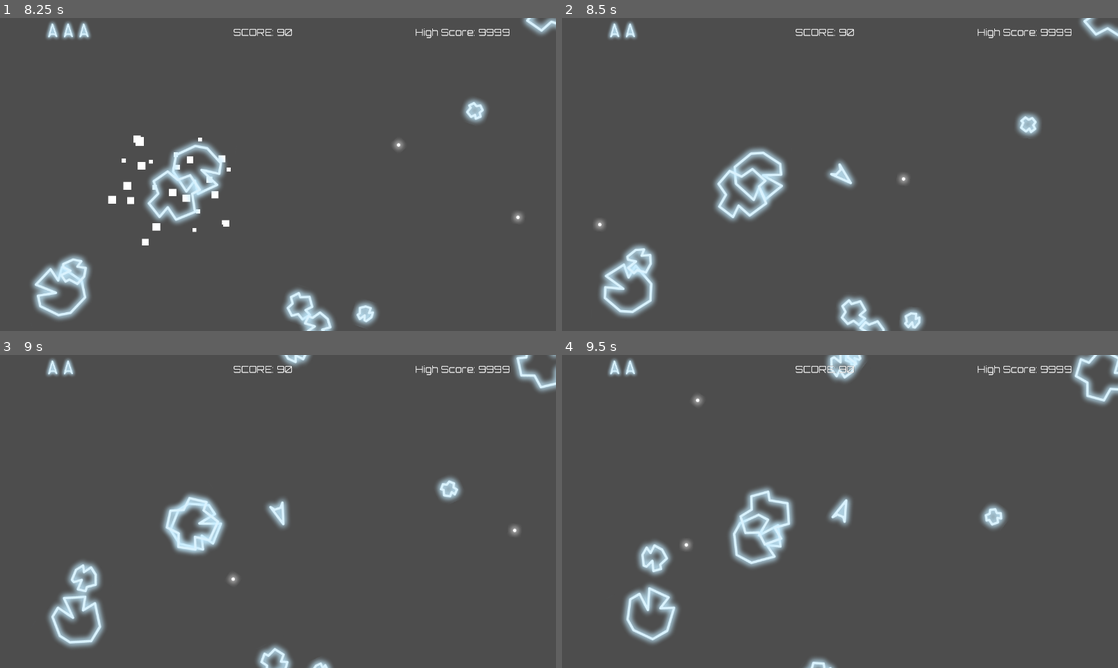
Above: before the commit, frames 1-4 (two rows, left to right).
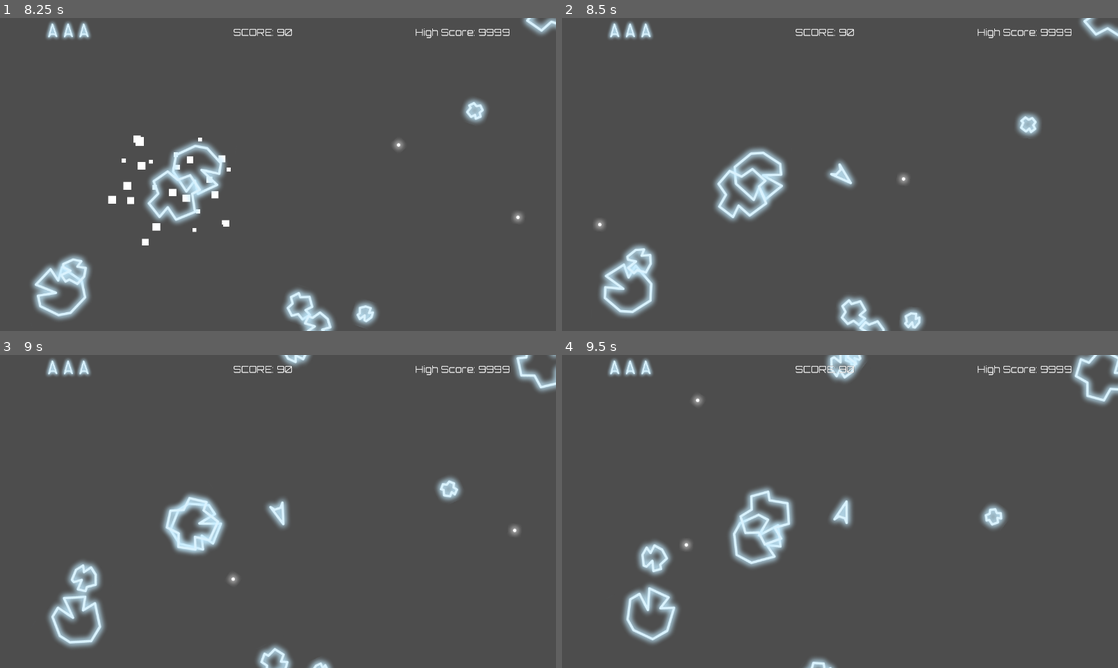
Above: after the commit, the same moments.

Repository: AllanSechrist/asteroids
Game: Godot game, scene res://scenes/UI/menu_base.tscn
The game is run twice, just before and just after one commit, with the same random seed, the same clock (stepped at 60 frames per second) and the same inputs.
Inputs:
- Up to frame 1 (8.25 s): click "Start" at 0.5 s; hold D (turn_right) 1.28-2.03 s; hold Space (fire) 1.28-2.03 s; tap W (move) at 1.55, 2.1, 3.05, 3.6, 4.55, 5.1, 6.05, 6.6, 7.55, 8.1 s; hold A (turn_left) 2.03-2.78 s; tap Space (fire) every 1.5 s from 2.3 to 6.8 s; hold Space (fire) 2.78-3.53 s; hold D (turn_right) 2.78-4.28 s; hold Space (fire) 4.28-5.03 s; hold A (turn_left) 4.28-6.53 s; hold Space (fire) 5.78-6.53 s; hold D (turn_right) from 6.53 s (still down); hold Space (fire) 7.28-8.03 s
- Up to frame 2 (8.5 s): keep holding D (turn_right); tap Space (fire) at 8.3 s
- Up to frame 3 (9 s): release D (turn_right) at 8.78 s; hold A (turn_left) from 8.78 s (still down); hold Space (fire) from 8.78 s (still down)
- Up to frame 4 (9.5 s): keep holding A (turn_left); keep holding Space (fire); tap W (move) at 9.05 s

Frame 1 is identical in both runs. In frame 2, 0.1% of the frame differs, in the area x 13-17%, y 1-7%; in frame 3, 0.1%; in frame 4, 0.3%, in the area x 13-53%, y 1-55%.

Commit message:
Add bullet, ship and asteroid death sounds, and thruster sound.

Diff:
--- /dev/null
+++ b/default_bus_layout.tres
@@ -0,0 +1,10 @@
+[gd_resource type="AudioBusLayout" format=3 uid="uid://cx64vsf4c2dcs"]
+
+[resource]
+bus/0/bypass_fx = true
+bus/1/name = &"SFX"
+bus/1/solo = false
+bus/1/mute = false
+bus/1/bypass_fx = false
+bus/1/volume_db = 0.0
+bus/1/send = &"Master"
--- /dev/null
+++ b/global/SoundManager.gd
@@ -0,0 +1,17 @@
+extends Node
+
+var _player: AudioStreamPlayer
+
+func _ready() -> void:
+	_player = AudioStreamPlayer.new()
+	_player.bus = "SFX"
+	var poly := AudioStreamPolyphonic.new()
+	poly.polyphony = 32
+	_player.stream = poly
+	add_child(_player)
+	_player.play()
+
+func play(stream: AudioStream, volume_db := 0.0, pitch_scale := 1.0) -> void:
+	if stream:
+		var playback: AudioStreamPlaybackPolyphonic = _player.get_stream_playback()
+		playback.play_stream(stream, 0.0, volume_db, pitch_scale)
--- a/project.godot
+++ b/project.godot
@@ -18,6 +18,7 @@
 [autoload]
 
 GameState="*uid://c5rsfn0ap8qns"
+SoundManager="*uid://cslemh0hgsw3k"
 
 [display]
 
@@ -25,6 +26,10 @@
 window/size/viewport_height=720
 window/stretch/mode="viewport"
 window/stretch/aspect="expand"
+
+[global]
+
+SFX=false
 
 [global_group]
 
--- a/scenes/asteroids/asteroid_spawner.gd
+++ b/scenes/asteroids/asteroid_spawner.gd
@@ -2,6 +2,9 @@
 class_name AsteroidSpawner
 
 @export var asteroid_scene: PackedScene
+
+@export_category("SFX")
+@export var death_sound: AudioStream
 
 var asteroids: int
 
@@ -40,6 +43,7 @@
 
 	asteroid.remove_from_group("Asteroids")
 	asteroid.queue_free()
+	SoundManager.play(death_sound)
 	asteroids -= 1
 	print(asteroids)
 	if asteroids == 0:
--- a/scenes/asteroids/asteroid_spawner.tscn
+++ b/scenes/asteroids/asteroid_spawner.tscn
@@ -1,6 +1,8 @@
 [gd_scene format=3 uid="uid://bcs1gloubrt3x"]
 
 [ext_resource type="Script" uid="uid://cwoq6l1hpmk14" path="res://scenes/asteroids/asteroid_spawner.gd" id="1_vsl41"]
+[ext_resource type="AudioStream" uid="uid://b3si6528nsbxj" path="res://assets/sounds/asteroids/asteroid_death.ogg" id="2_rvfsl"]
 
 [node name="AsteroidSpawner" type="Node2D" unique_id=686080092]
 script = ExtResource("1_vsl41")
+death_sound = ExtResource("2_rvfsl")
--- a/scenes/ship/ship.gd
+++ b/scenes/ship/ship.gd
@@ -13,8 +13,10 @@
 @export var max_bullets := 4
 
 
-@export_category("Child Scenes")
+@export_category("Misc")
 @export var bullet_scene: PackedScene
+@export var gun_sound: AudioStream
+@export var death_sound: AudioStream
 
 @onready var muzzle: Marker2D = $Muzzle
 @onready var collision_shape_2d: CollisionShape2D = $CollisionShape2D
@@ -22,7 +24,7 @@
 @onready var invulnerability_timer: Timer = $InvulnerabilityTimer
 @onready var hurt_box: HurtBox = $HurtBox
 @onready var death_particles: CPUParticles2D = $DeathParticles
-@onready var gun_sound_effects: AudioStreamPlayer2D = $GunSoundEffects
+@onready var thruster_sound_effects: AudioStreamPlayer2D = $ThrusterSoundEffects
 
 var state: ShipState = ShipState.ALIVE
 var active_bullets := 0
@@ -59,8 +61,11 @@
 		velocity += forward_direction * thrust_speed * delta
 		velocity = velocity.limit_length(max_speed)
 		thruster_animation.play("Thrust")
+		if !thruster_sound_effects.is_playing():
+			thruster_sound_effects.play()
 	else:
 		thruster_animation.play("Idle")
+		thruster_sound_effects.stop()
 	position += velocity * delta
 
 	if Input.is_action_pressed("turn_left"):
@@ -74,7 +79,7 @@
 
 func fire() -> void:
 	if active_bullets < max_bullets:
-		gun_sound_effects.play()
+		SoundManager.play(gun_sound)
 		var bullet = bullet_scene.instantiate()
 		bullet.destroyed.connect(_on_bullet_destroyed)
 		bullet.global_position = muzzle.global_position
@@ -85,7 +90,9 @@
 
 func _on_hit() -> void:
 	if state != ShipState.ALIVE:
-		pass
+		return
+	SoundManager.play(death_sound)
+	thruster_sound_effects.stop()
 	state = ShipState.DEAD
 	velocity = Vector2.ZERO
 	death.emit()
--- a/scenes/ship/ship.tscn
+++ b/scenes/ship/ship.tscn
@@ -5,8 +5,10 @@
 [ext_resource type="PackedScene" uid="uid://bfkg2t7kaypb7" path="res://scenes/ship/bullet.tscn" id="2_iyjb8"]
 [ext_resource type="Texture2D" uid="uid://v25o10pmqpjd" path="res://assets/sprites/ship/ship1.tres" id="2_wxx60"]
 [ext_resource type="PackedScene" uid="uid://5sojfitc13yk" path="res://scenes/components/hurt box/hurt_box.tscn" id="3_c54or"]
+[ext_resource type="AudioStream" uid="uid://ctbfbstlefdxk" path="res://assets/sounds/ship/death.ogg" id="4_gkhk1"]
 [ext_resource type="PackedScene" uid="uid://bnlpj8hxysptn" path="res://scenes/FX/deathFX/death particles/death_particles.tscn" id="6_dh1m8"]
-[ext_resource type="AudioStream" uid="uid://dw68mplpq6gvy" path="res://assets/sounds/bullets/laser.wav" id="7_7nsyl"]
+[ext_resource type="AudioStream" uid="uid://rrmlvwn6elo5" path="res://assets/sounds/bullets/laserSmall_001.ogg" id="7_7nsyl"]
+[ext_resource type="AudioStream" uid="uid://bkw458obqo362" path="res://assets/sounds/ship/thrusterFire_001.ogg" id="8_0s5ox"]
 
 [sub_resource type="CircleShape2D" id="CircleShape2D_c54or"]
 radius = 12.0415945
@@ -35,6 +37,8 @@
 [node name="Ship" type="CharacterBody2D" unique_id=923968611]
 script = ExtResource("1_wxx60")
 bullet_scene = ExtResource("2_iyjb8")
+gun_sound = ExtResource("7_7nsyl")
+death_sound = ExtResource("4_gkhk1")
 
 [node name="CollisionShape2D" type="CollisionShape2D" parent="." unique_id=354640750]
 shape = SubResource("CircleShape2D_c54or")
@@ -53,7 +57,7 @@
 
 [node name="DeathParticles" parent="." unique_id=1889882341 instance=ExtResource("6_dh1m8")]
 
-[node name="GunSoundEffects" type="AudioStreamPlayer2D" parent="." unique_id=2016259147]
-stream = ExtResource("7_7nsyl")
+[node name="ThrusterSoundEffects" type="AudioStreamPlayer2D" parent="." unique_id=548504246]
+stream = ExtResource("8_0s5ox")
 
 [connection signal="timeout" from="InvulnerabilityTimer" to="." method="_on_invulnerability_timer_timeout"]
Not shown, added: assets/sounds/asteroids/asteroid_death.ogg.import
Not shown, removed: assets/sounds/bullets/alienshoot1.ogg.import
Not shown, removed: assets/sounds/bullets/alienshoot2.ogg.import
Not shown, removed: assets/sounds/bullets/laser.wav.import
Not shown, added: assets/sounds/bullets/laserSmall_001.ogg.import
Not shown, added: assets/sounds/bullets/laserSmall_004.ogg.import
Not shown, added: assets/sounds/ship/death.ogg.import
Not shown, added: assets/sounds/ship/thrusterFire_001.ogg.import
Not shown, added: global/SoundManager.gd.uid
Not shown, added: assets/sounds/asteroids/asteroid_death.ogg
Not shown, removed: assets/sounds/bullets/alienshoot1.ogg
Not shown, removed: assets/sounds/bullets/alienshoot2.ogg
(and 5 more such lines)
